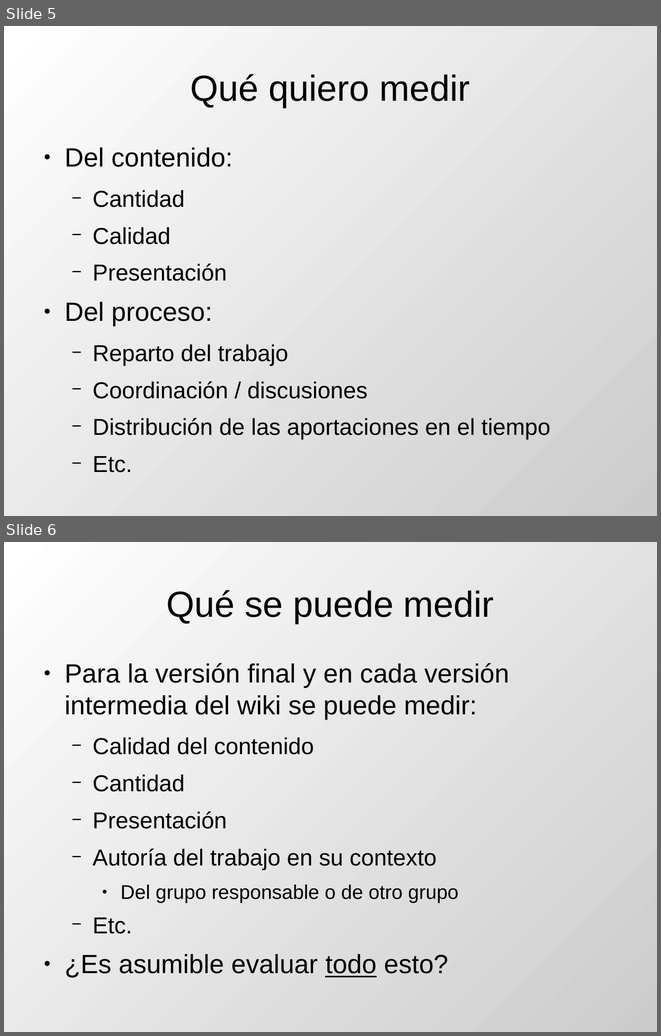
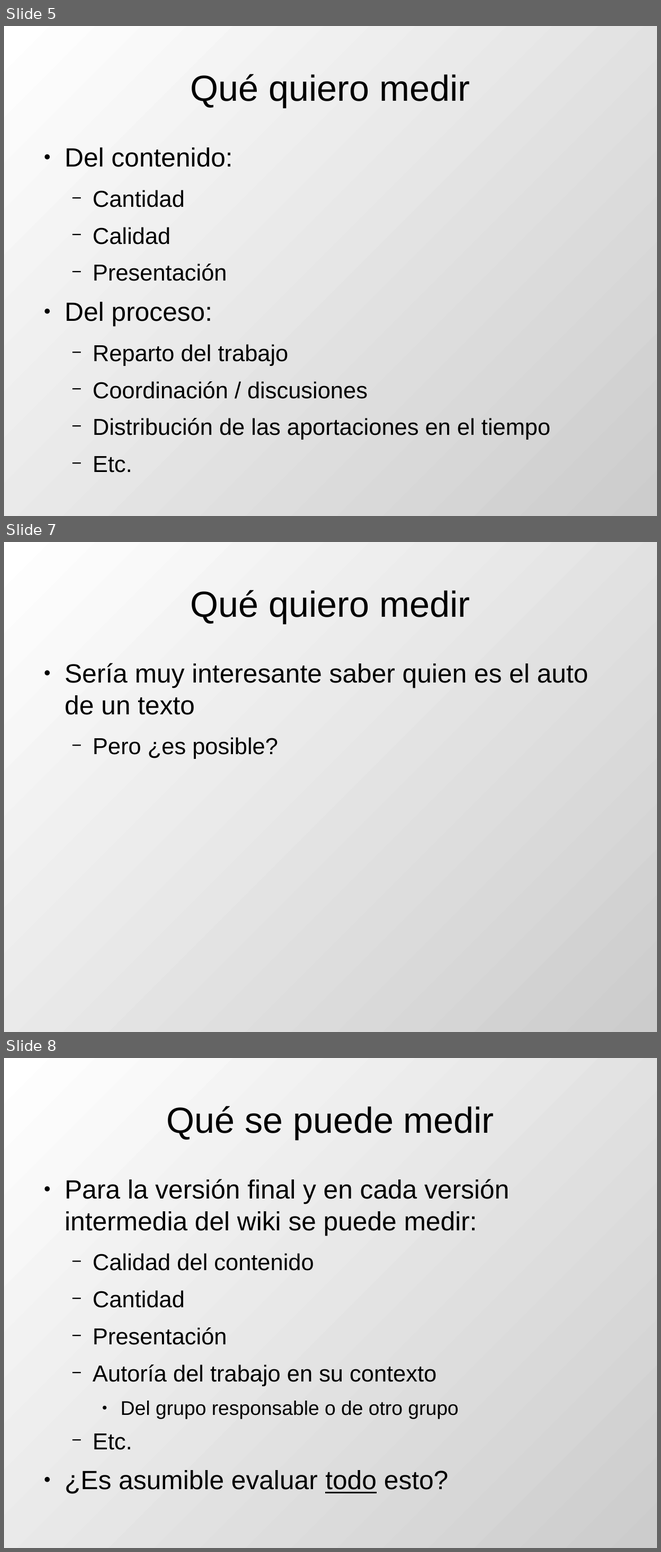
Before and after one commit to DrPantera/wikis4education, a slide deck: uca-2013_07/tema-5-EvaluacionWikis.odp. Shown one above the other, each under a label of ours: slides 5 and 6 before the commit, slides 5, 7 and 8 after it; the slides between them are not shown. The pictures are 661x1036 and 661x1552 pixels, drawn with LibreOffice and Linux fonts; fonts in the diff are those of the drawing. Boxes give left, top, right and bottom in pixels: in the first picture for what was removed or moved away, otherwise in the second. Text is boxed around its words. In the diff, an @@ line names an element or a change of style, - is before the commit and + after.

```diff
--- a/uca-2013_07/tema-5-EvaluacionWikis.odp
+++ b/uca-2013_07/tema-5-EvaluacionWikis.odp
@@ slide 7 added at (4, 542, 657, 1032), background gradient #FFFFFF to #CCCCCC @@
@@ title added at (191, 590, 470, 623), 44 pt, text #000000 @@
+Qué quiero medir
@@ text added at (64, 663, 589, 759), 32 pt, text #000000 @@
+● Sería muy interesante saber quien es el auto de un texto
+  − Pero ¿es posible?
@@ what was slide 6 is now slide 8 @@
```
Also in this commit, not shown: 1 other slide added, 1 other file.
